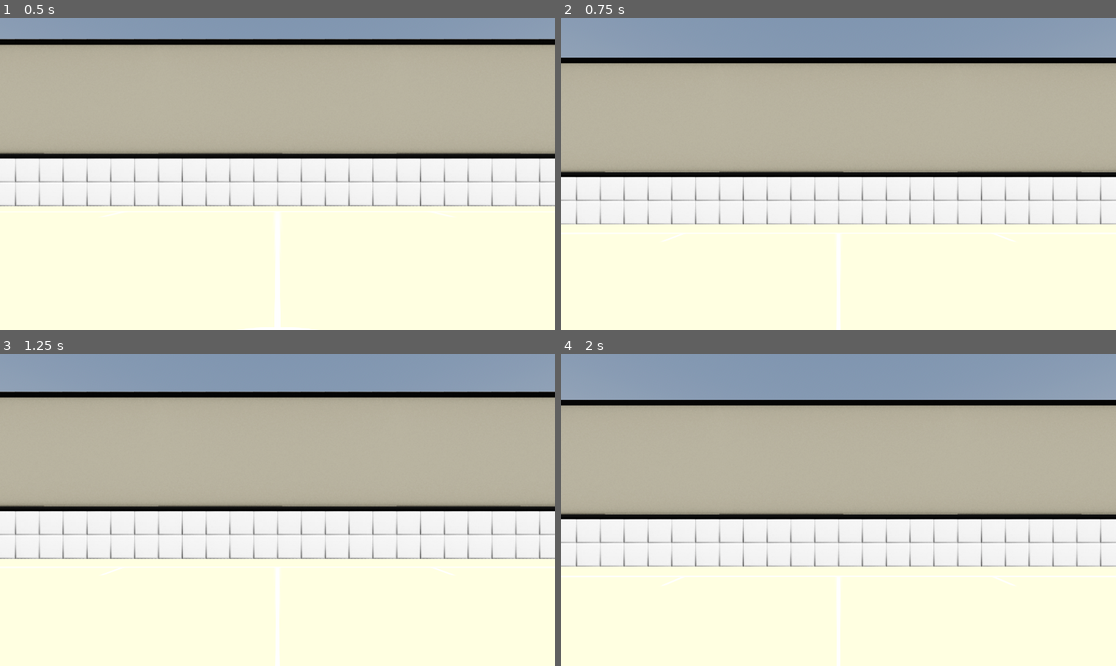
Above: before the commit, frames 1-4 (two rows, left to right).
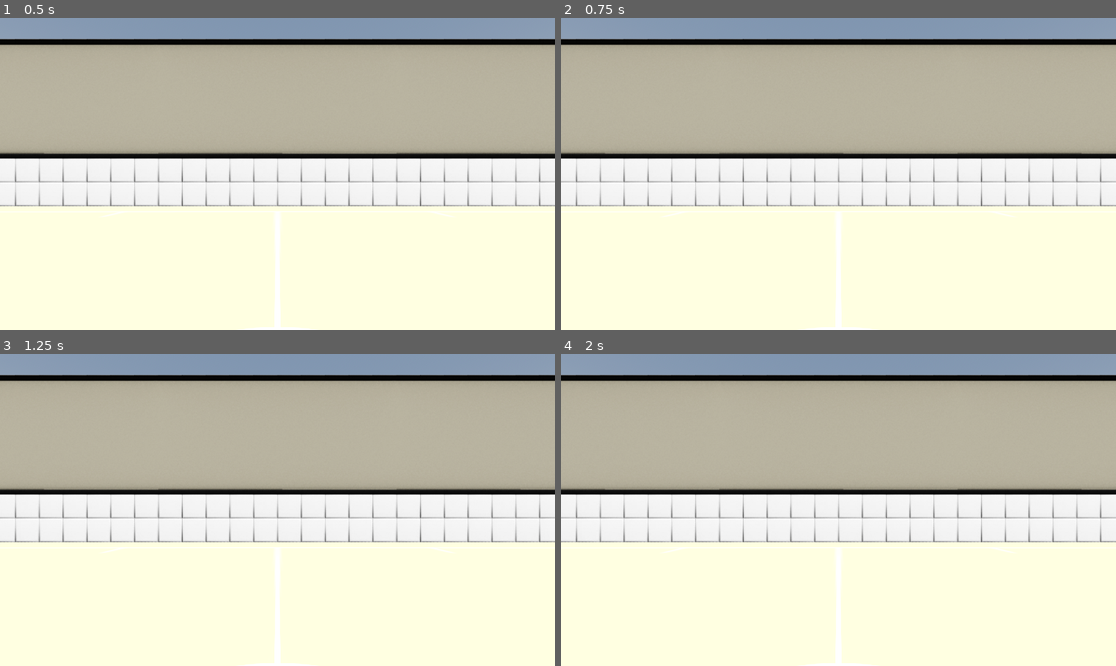
Above: after the commit, the same moments.

Repository: MIMIC-Lab/CAVE-Basketball
Game: Godot game, scene res://Scenes/court.tscn
The game is run twice, just before and just after one commit, with the same random seed, the same clock (stepped at 60 frames per second) and the same inputs. The project has no main scene, so this scene is started directly.
Inputs:
- Up to frame 1 (0.5 s): no input
- Up to frame 2 (0.75 s): tap Enter (ui_accept) at 0.5, 0.6 s
- Up to frame 3 (1.25 s): tap Enter (ui_accept) at 0.77, 1.07 s
- Up to frame 4 (2 s): tap Enter (ui_accept) at 1.35, 1.52, 1.82 s

Frame 1 is identical in both runs. In frame 2, 19% of the frame differs, in the area x 0-100%, y 6-100%; in frame 3, 18%; in frame 4, 22%.

Commit message:
Working basic shot mechanic

Diff:
--- a/Scenes/ball.tscn
+++ b/Scenes/ball.tscn
@@ -1,6 +1,9 @@
 [gd_scene format=3 uid="uid://c62wc0rmyefhc"]
 
 [ext_resource type="Texture2D" uid="uid://bss4umkbq1aq1" path="res://Art/Licensed/balldimpled.png" id="1_d60mj"]
+
+[sub_resource type="PhysicsMaterial" id="PhysicsMaterial_d60mj"]
+bounce = 0.8
 
 [sub_resource type="SphereMesh" id="SphereMesh_yyh2q"]
 radius = 0.119
@@ -13,6 +16,7 @@
 radius = 0.119
 
 [node name="Ball" type="RigidBody3D" unique_id=1304941758]
+physics_material_override = SubResource("PhysicsMaterial_d60mj")
 
 [node name="MeshInstance3D" type="MeshInstance3D" parent="." unique_id=2048999846]
 mesh = SubResource("SphereMesh_yyh2q")
--- a/Scenes/court.tscn
+++ b/Scenes/court.tscn
@@ -5,6 +5,8 @@
 [ext_resource type="PackedScene" uid="uid://c62wc0rmyefhc" path="res://Scenes/ball.tscn" id="3_xarxi"]
 [ext_resource type="PackedScene" uid="uid://2iyp731jsbcr" path="res://Scenes/wall_piece.tscn" id="4_kcrj0"]
 [ext_resource type="Script" uid="uid://c3egy6ijdh8um" path="res://Scripts/player.gd" id="5_piyvx"]
+[ext_resource type="Script" uid="uid://cx4amwfjqakui" path="res://Scripts/SimpleLine3D.gd" id="6_15idh"]
+[ext_resource type="Texture2D" uid="uid://bss4umkbq1aq1" path="res://Art/Licensed/balldimpled.png" id="7_phudg"]
 
 [sub_resource type="ProceduralSkyMaterial" id="ProceduralSkyMaterial_xarxi"]
 sky_horizon_color = Color(0.66224277, 0.6717428, 0.6867428, 1)
@@ -39,6 +41,13 @@
 
 [sub_resource type="CapsuleShape3D" id="CapsuleShape3D_kcrj0"]
 height = 1.6
+
+[sub_resource type="SphereMesh" id="SphereMesh_yyh2q"]
+radius = 0.119
+height = 0.239
+
+[sub_resource type="StandardMaterial3D" id="StandardMaterial3D_kcrj0"]
+albedo_texture = ExtResource("7_phudg")
 
 [node name="Court" type="Node3D" unique_id=1645849445]
 
@@ -107,8 +116,12 @@
 [node name="Wall Piece6" parent="Walls" unique_id=177738326 instance=ExtResource("4_kcrj0")]
 transform = Transform3D(-1, 0, -8.742278e-08, 0, 1, 0, 8.742278e-08, 0, -1, -10.363, 0, 8.839)
 
-[node name="CharacterBody3D" type="CharacterBody3D" parent="." unique_id=11062230]
+[node name="CharacterBody3D" type="CharacterBody3D" parent="." unique_id=11062230 node_paths=PackedStringArray("_line3D", "_ballVisual")]
 script = ExtResource("5_piyvx")
+_defaultShotForce = 8.0
+_ballScene = ExtResource("3_xarxi")
+_line3D = NodePath("Line3D")
+_ballVisual = NodePath("BallVisual")
 
 [node name="CollisionShape3D" type="CollisionShape3D" parent="CharacterBody3D" unique_id=2028017124]
 transform = Transform3D(1, 0, 0, 0, 1, 0, 0, 0, 1, 0, 0.8, 0)
@@ -117,3 +130,13 @@
 [node name="Camera3D" type="Camera3D" parent="CharacterBody3D" unique_id=650983584]
 transform = Transform3D(1, 0, 0, 0, 1, 0, 0, 0, 1, 0, 1.4, 0)
 current = true
+
+[node name="Line3D" type="MeshInstance3D" parent="CharacterBody3D" unique_id=132644058]
+top_level = true
+script = ExtResource("6_15idh")
+
+[node name="BallVisual" type="MeshInstance3D" parent="CharacterBody3D" unique_id=2048999846]
+transform = Transform3D(1, 0, 0, 0, 1, 0, 0, 0, 1, 0, 0.8, -0.75)
+visible = false
+mesh = SubResource("SphereMesh_yyh2q")
+surface_material_override/0 = SubResource("StandardMaterial3D_kcrj0")
--- /dev/null
+++ b/Scripts/SimpleLine3D.gd
@@ -0,0 +1,17 @@
+class_name SimpleLine3D
+extends MeshInstance3D
+
+var _immediate_mesh: ImmediateMesh
+
+func _ready() -> void:
+    _immediate_mesh = ImmediateMesh.new()
+    self.mesh = _immediate_mesh
+
+func draw_trajectory(points: PackedVector3Array) -> void:
+    _immediate_mesh.clear_surfaces()
+    _immediate_mesh.surface_begin(Mesh.PRIMITIVE_LINE_STRIP)
+    _immediate_mesh.surface_set_color(Color.WHITE)
+    for point in points:
+        _immediate_mesh.surface_add_vertex(point)
+    _immediate_mesh.surface_end()
+    self.mesh = _immediate_mesh
--- a/Scripts/player.gd
+++ b/Scripts/player.gd
@@ -1,24 +1,90 @@
 extends CharacterBody3D
 
 
+@export_group("Movement")
 @export var SPEED = 5.0
-@export var JUMP_VELOCITY = 4.5
 @export var ACCELERATION = 2.0
 @export var LOOK_SPEED = 0.03
 
+@export_group("Shot Settings")
+@export var _ballSpawnPos := Vector3(0, 0.8, -0.75)
+@export var _defaultShotAngle := 45.0
+@export var _shotAngleMin := -45.0
+@export var _shotAngleMax := 90
+@export var _defaultShotForce := 10.0
+
+@export_group("References")
+@export var _ballScene: PackedScene
+@export var _line3D: SimpleLine3D
+@export var _ballVisual: MeshInstance3D
+
+var _ballCurrentlyHeld: bool = false
+var _isShooting: bool = false
+var _currentBall: RigidBody3D
+var _throwAngle: float
+var _throw_dir : Vector3
+
+func _process(_delta: float) -> void:
+    if Input.is_action_just_pressed("SpawnBall") and not _ballCurrentlyHeld:
+        _ballVisual.visible = true
+        _ballCurrentlyHeld = true
+
+    if Input.is_action_pressed("Shoot") and _ballCurrentlyHeld:
+        _isShooting = true
+        ProcessShot()
+    if Input.is_action_just_released("Shoot") and _ballCurrentlyHeld:
+        _isShooting = false
+        DoShot()
 
 func _physics_process(delta: float) -> void:
     if not is_on_floor():
         velocity += get_gravity() * delta
-    if Input.is_action_just_pressed("ui_accept") and is_on_floor():
-        velocity.y = JUMP_VELOCITY
 
-    var input_dir := Input.get_vector("MoveLeft", "MoveRight", "MoveUp", "MoveDown")
-    var direction := transform.basis * Vector3(input_dir.x, 0, input_dir.y)
-    velocity.x = move_toward(velocity.x, direction.x * SPEED, ACCELERATION)
-    velocity.z = move_toward(velocity.z, direction.z * SPEED, ACCELERATION)
-
-    var look_inp := Input.get_axis("LookRight", "LookLeft")
-    rotate_y(look_inp * LOOK_SPEED)
+    if not _isShooting:
+        var input_dir := Input.get_vector("MoveLeft", "MoveRight", "MoveUp", "MoveDown")
+        var direction := transform.basis * Vector3(input_dir.x, 0, input_dir.y)
+        velocity.x = move_toward(velocity.x, direction.x * SPEED, ACCELERATION)
+        velocity.z = move_toward(velocity.z, direction.z * SPEED, ACCELERATION)
+        var look_inp := Input.get_axis("LookRight", "LookLeft")
+        rotate_y(look_inp * LOOK_SPEED)
+    else:
+        velocity.x = 0
+        velocity.z = 0
 
     move_and_slide()
+
+func SpawnBall() -> void:
+    var ball = _ballScene.instantiate() as RigidBody3D
+    get_parent().add_child(ball)
+    ball.position = _ballVisual.global_position
+    _currentBall = ball
+
+func ProcessShot() -> void:
+    # Calculate throw direction
+    # Character forward (basis -z) rotated up or down (basis x)
+    var forward_dir = -transform.basis.z
+    var angle_rad = deg_to_rad(_defaultShotAngle)
+    var rotation_axis = transform.basis.x
+    _throw_dir = forward_dir.rotated(rotation_axis, angle_rad).normalized()
+
+    var path = predict_ball_path(_ballVisual.global_position, _throw_dir*_defaultShotForce)
+    _line3D.draw_trajectory(path)
+
+func DoShot() -> void:
+    SpawnBall()
+    _currentBall.apply_central_impulse(_throw_dir * _defaultShotForce)
+    _ballVisual.visible = false
+    _ballCurrentlyHeld = false
+
+func predict_ball_path(start_position: Vector3, initial_velocity: Vector3, steps: int = 50, delta_t: float = 0.02) -> PackedVector3Array:
+    var GRAVITY: Vector3 = Vector3.DOWN * -get_gravity()
+    var path := PackedVector3Array()
+    var current_position := start_position
+    var current_velocity := initial_velocity
+    var time_step := delta_t
+
+    for i in range(steps):
+        current_position += current_velocity * time_step
+        current_velocity += GRAVITY * time_step
+        path.push_back(current_position)
+    return path
--- a/project.godot
+++ b/project.godot
@@ -50,6 +50,36 @@
 "events": [Object(InputEventJoypadMotion,"resource_local_to_scene":false,"resource_name":"","device":-1,"axis":2,"axis_value":1.0,"script":null)
 ]
 }
+LookUp={
+"deadzone": 0.2,
+"events": [Object(InputEventJoypadMotion,"resource_local_to_scene":false,"resource_name":"","device":-1,"axis":3,"axis_value":-1.0,"script":null)
+]
+}
+LookDown={
+"deadzone": 0.2,
+"events": [Object(InputEventJoypadMotion,"resource_local_to_scene":false,"resource_name":"","device":-1,"axis":3,"axis_value":1.0,"script":null)
+]
+}
+SpawnBall={
+"deadzone": 0.2,
+"events": [Object(InputEventJoypadButton,"resource_local_to_scene":false,"resource_name":"","device":-1,"button_index":0,"pressure":0.0,"pressed":true,"script":null)
+]
+}
+Shoot={
+"deadzone": 0.2,
+"events": [Object(InputEventJoypadMotion,"resource_local_to_scene":false,"resource_name":"","device":-1,"axis":5,"axis_value":1.0,"script":null)
+]
+}
+ShotPowerUp={
+"deadzone": 0.2,
+"events": [Object(InputEventJoypadMotion,"resource_local_to_scene":false,"resource_name":"","device":-1,"axis":1,"axis_value":-1.0,"script":null)
+]
+}
+ShotPowerDown={
+"deadzone": 0.2,
+"events": [Object(InputEventJoypadMotion,"resource_local_to_scene":false,"resource_name":"","device":-1,"axis":1,"axis_value":1.0,"script":null)
+]
+}
 
 [physics]
 
Not shown, added: Scripts/SimpleLine3D.gd.uid
